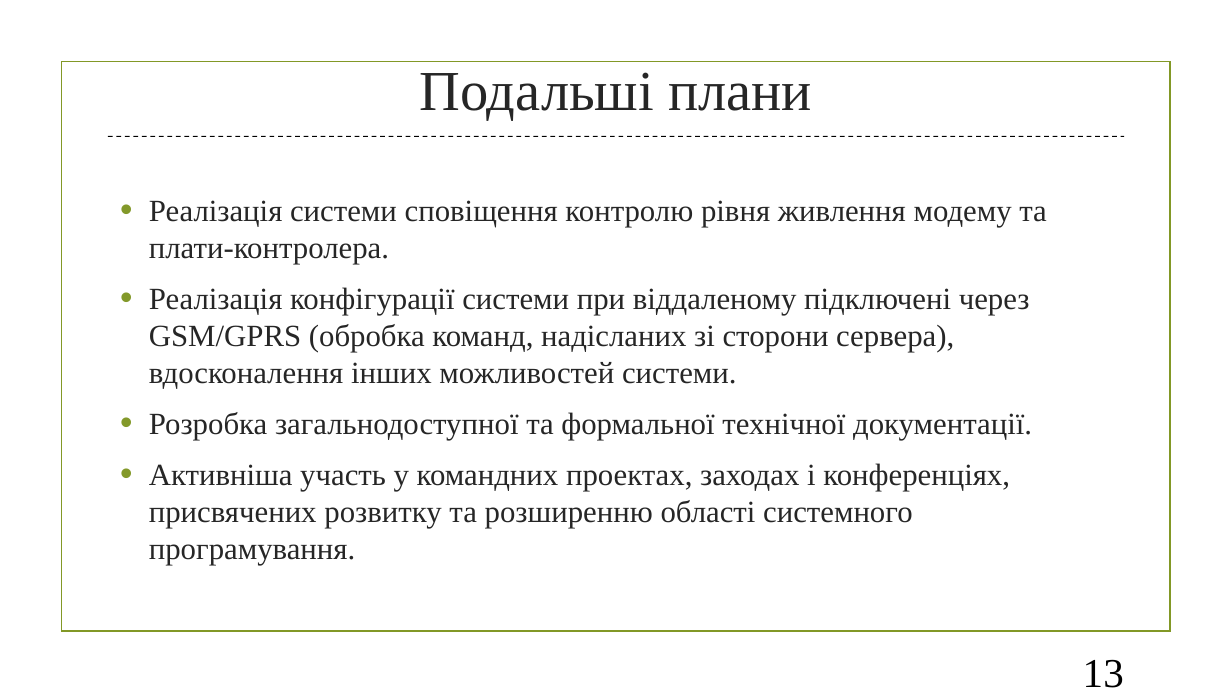
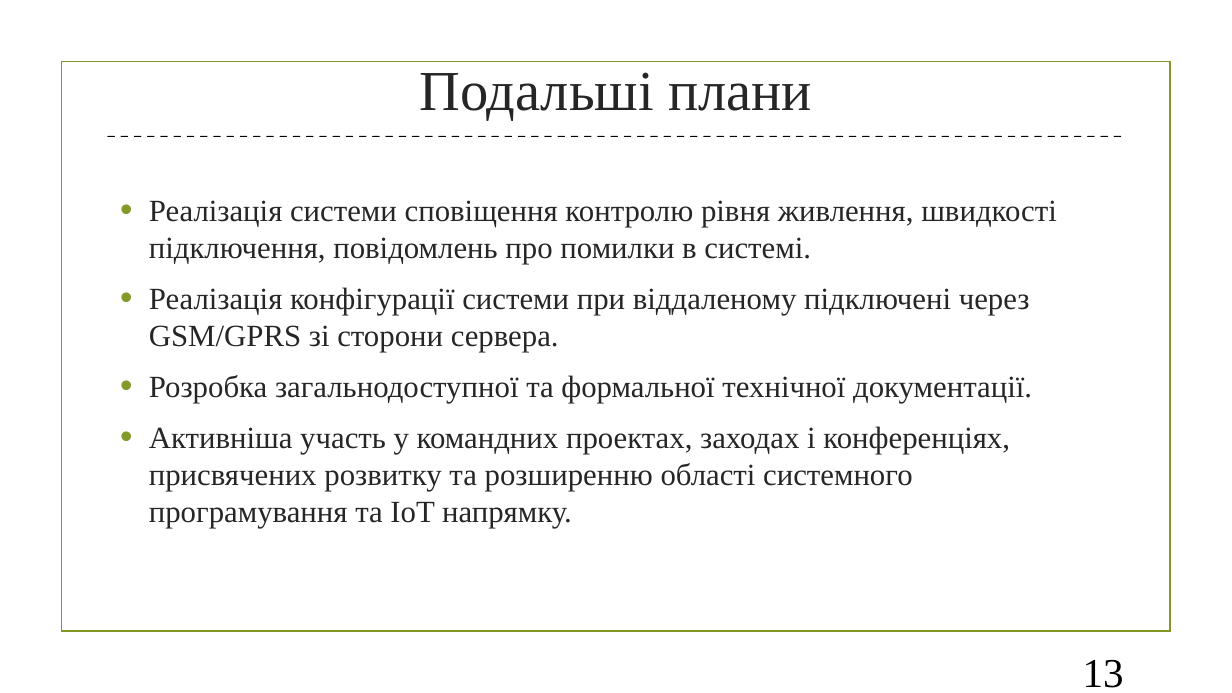
Before and after one commit to MykytaOpanyuk/AgrarInformer_diploma, a slide deck: slide 13 of presentation/Presentation_final_diploma.pptx. Drawn at 1232x693 pixels with LibreOffice and Linux fonts; fonts in the diff are those of the drawing; background and template pictures are left out. Boxes give left, top, right and bottom in pixels: in the first picture for what was removed or moved away, otherwise in the second. Text is boxed around its words. In the diff, an @@ line names an element or a change of style, - is before the commit and + after.

```diff
--- a/presentation/Presentation_final_diploma.pptx
+++ b/presentation/Presentation_final_diploma.pptx
@@ text at [149,200,1057,352]: text changed @@
-• Реалізація системи сповіщення контролю рівня живлення модему та плати-контролера.
-• Реалізація конфігурації системи при віддаленому підключені через GSM/GPRS (обробка команд, надісланих зі сторони сервера), вдосконалення інших можливостей системи.
+• Реалізація системи сповіщення контролю рівня живлення, швидкості підключення, повідомлень про помилки в системі.
+• Реалізація конфігурації системи при віддаленому підключені через GSM/GPRS зі сторони сервера.
@@ text at [149,426,1010,528]: text changed @@
-• Активніша участь у командних проектах, заходах і конференціях, присвячених розвитку та розширенню області системного програмування.
+• Активніша участь у командних проектах, заходах і конференціях, присвячених розвитку та розширенню області системного програмування та IoT напрямку.
```
Also in this commit, not shown: 10 other slides changed, 2 slides added, 2 slides removed, 6 other files.
